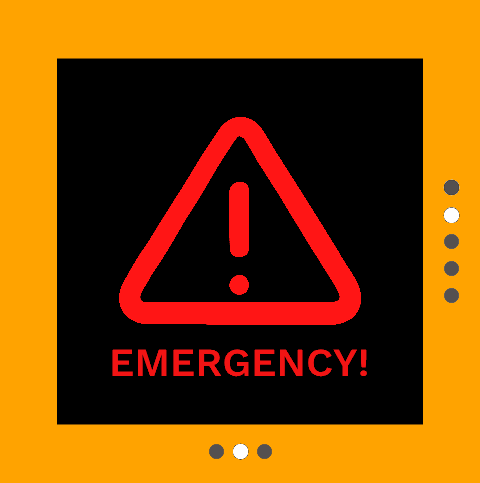
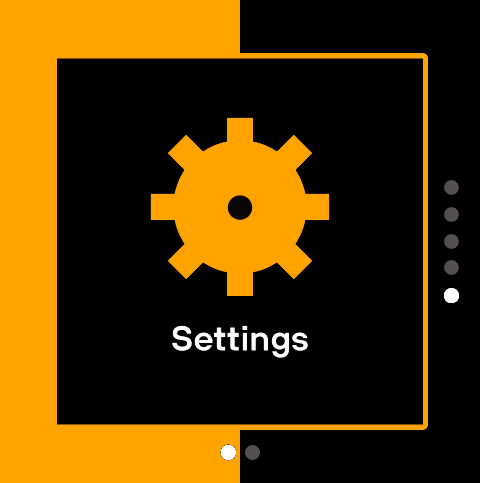
Two versions of the same layered image (480×483). Layer-by-layer changes:
added layer "Settings" above "Emergency" over <box>112,0,480,483</box>
hid "Emergency", moved it above "Phone", painted on it over <box>112,0,480,483</box>
hid "Layer 23" over <box>112,117,367,377</box>
